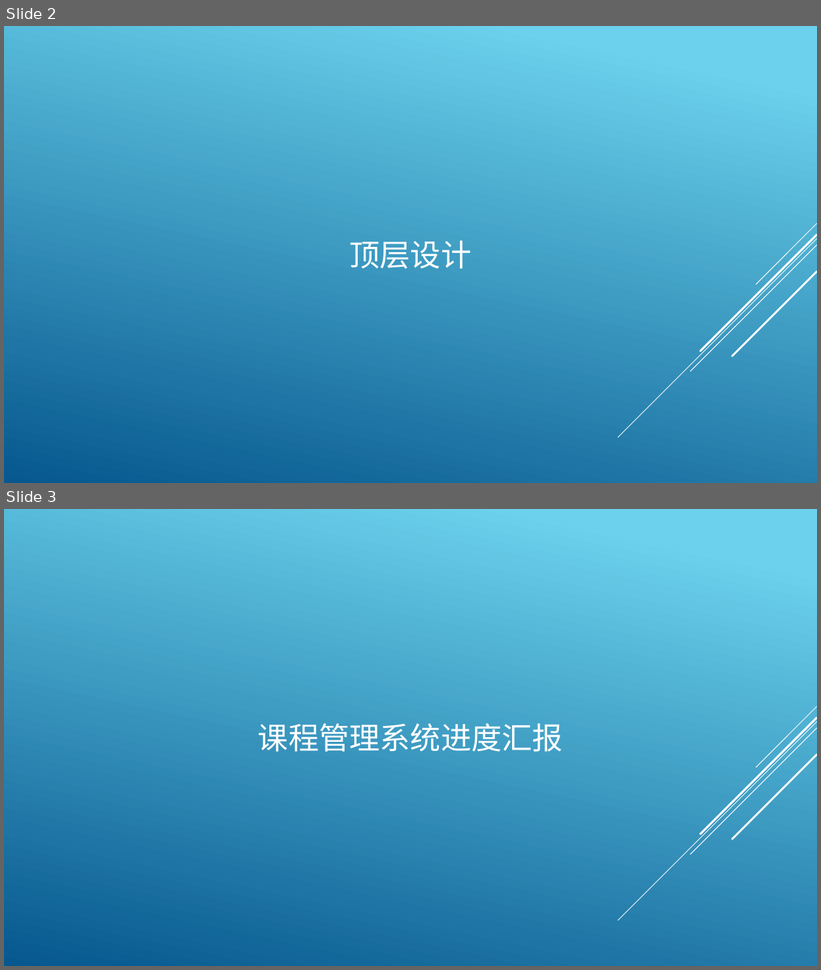
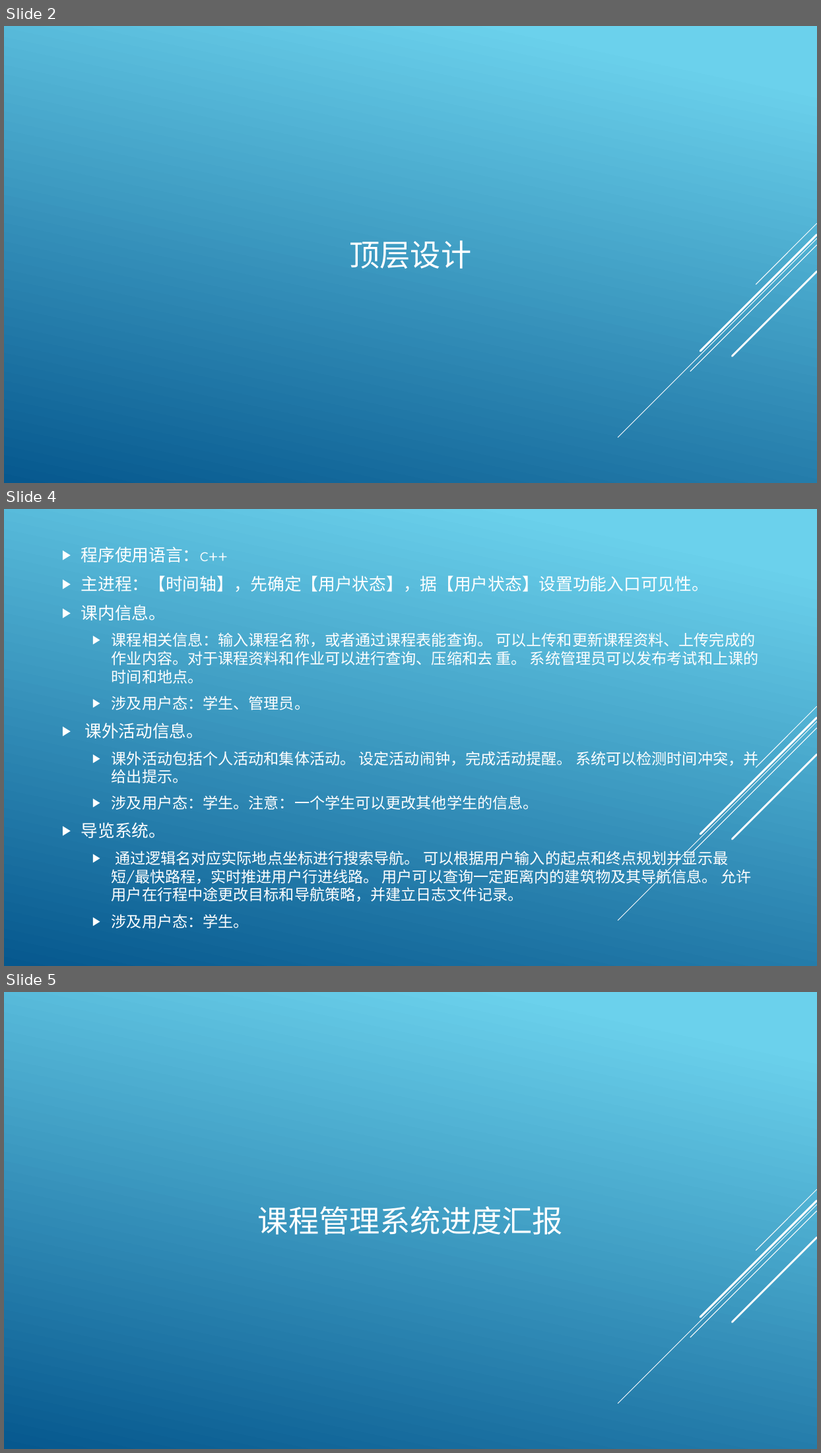
Before and after one commit to archester-250/Course_Auxiliary_System, a slide deck: report/Mid-term check.pptx. Shown one above the other, each under a label of ours: slides 2 and 3 before the commit, slides 2, 4 and 5 after it; the slides between them are not shown. The pictures are 821x970 and 821x1453 pixels, drawn with LibreOffice and Linux fonts; fonts in the diff are those of the drawing. Boxes give left, top, right and bottom in pixels: in the first picture for what was removed or moved away, otherwise in the second. Text is boxed around its words. In the diff, an @@ line names an element or a change of style, - is before the commit and + after.

```diff
--- a/report/Mid-term check.pptx
+++ b/report/Mid-term check.pptx
@@ slide 4 added at [4,509,817,966], background gradient #6ED2EB to #06588E; not listed: 5 template elements that a slide beside it also shows @@
@@ text added at [81,547,758,929], 18 pt, text #FFFFFF @@
+▶ 程序使用语言：c++
+▶ 主进程：【时间轴】，先确定【用户状态】，据【用户状态】设置功能入口可见性。
+▶ 课内信息。
+  ▶ 课程相关信息：输入课程名称，或者通过课程表能查询。 可以上传和更新课程资料、上传完成的作业内容。对于课程资料和作业可以进行查询、压缩和去 重。 系统管理员可以发布考试和上课的时间和地点。
+  ▶ 涉及用户态：学生、管理员。
+▶ 课外活动信息。
+  ▶ 课外活动包括个人活动和集体活动。 设定活动闹钟，完成活动提醒。 系统可以检测时间冲突，并给出提示。
+  ▶ 涉及用户态：学生。注意：一个学生可以更改其他学生的信息。
+▶ 导览系统。
+  ▶ 通过逻辑名对应实际地点坐标进行搜索导航。 可以根据用户输入的起点和终点规划并显示最短/最快路程，实时推进用户行进线路。 用户可以查询一定距离内的建筑物及其导航信息。 允许用户在行程中途更改目标和导航策略，并建立日志文件记录。
+  ▶ 涉及用户态：学生。
@@ what was slide 3 is now slide 5 @@
```
Also in this commit, not shown: 10 other slides added, 8 other files.
